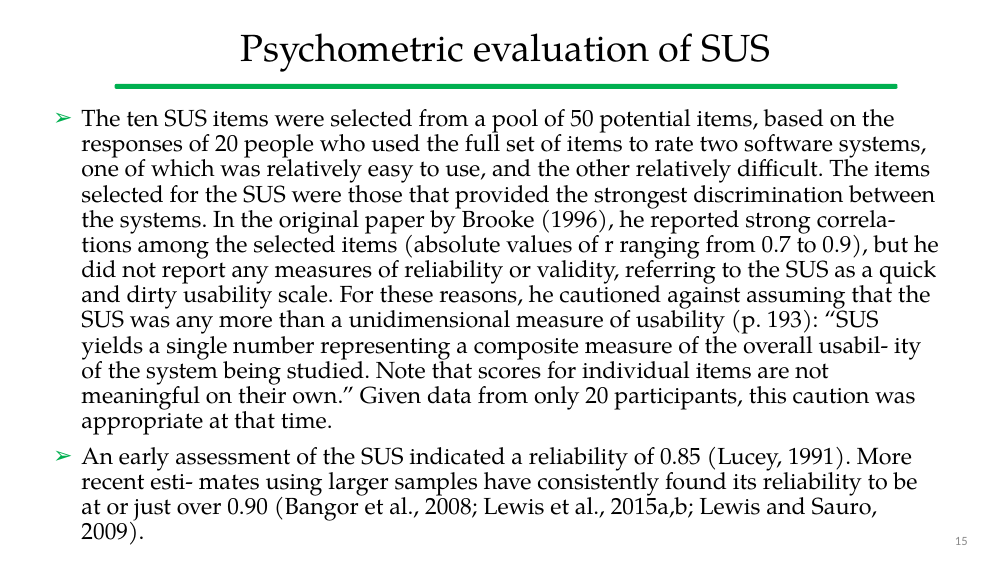
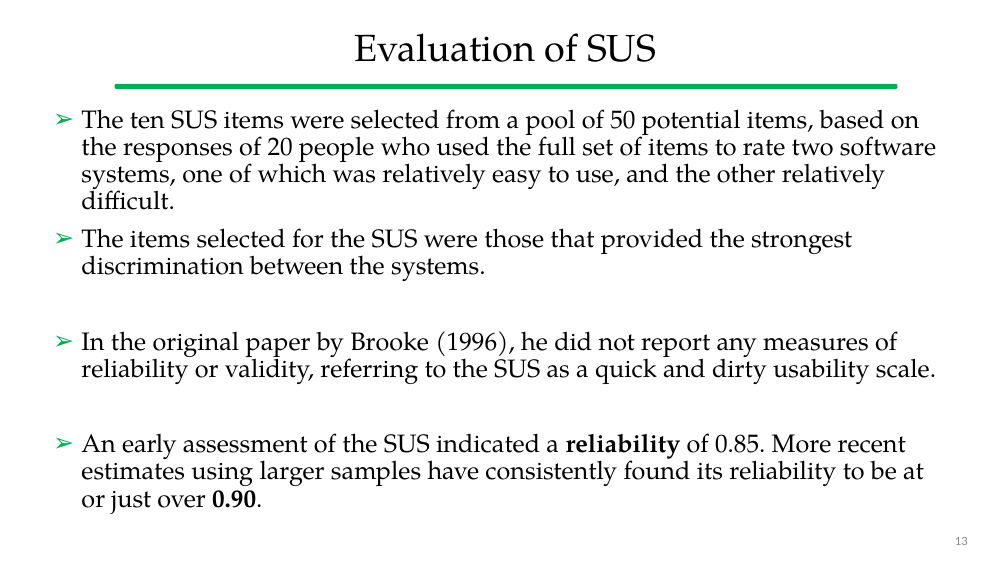
Before and after one commit to gcappon/bwthw, a slide deck: slide 13 of theory_11-usability_evaluation/theory_11-usability_evaluation.pptx (slide 15 before the commit). Drawn at 1008x567 pixels with LibreOffice and Linux fonts; fonts in the diff are those of the drawing. Boxes give left, top, right and bottom in pixels: in the first picture for what was removed or moved away, otherwise in the second. Text is boxed around its words. In the diff, an @@ line names an element or a change of style, - is before the commit and + after.

```diff
--- a/theory_11-usability_evaluation/theory_11-usability_evaluation.pptx
+++ b/theory_11-usability_evaluation/theory_11-usability_evaluation.pptx
@@ title at bbox=[354, 33, 656, 62]: text changed @@
-Psychometric evaluation of SUS
+Evaluation of SUS
@@ text at bbox=[81, 109, 936, 514]: text changed; size 22.2 to 24 pt @@
-➢ The ten SUS items were selected from a pool of 50 potential items, based on the responses of 20 people who used the full set of items to rate two software systems, one of which was relatively easy to use, and the other relatively difficult. The items selected for the SUS were those that provided the strongest discrimination between the systems. In the original paper by Brooke (1996), he reported strong correla- tions among the selected items (absolute values of r ranging from 0.7 to 0.9), but he did not report any measures of reliability or validity, referring to the SUS as a quick and dirty usability scale. For these reasons, he cautioned against assuming that the SUS was any more than a unidimensional measure of usability (p. 193): “SUS yields a single number representing a composite measure of the overall usabil- ity of the system being studied. Note that scores for individual items are not meaningful on their own.” Given data from only 20 participants, this caution was appropriate at that time.
-➢ An early assessment of the SUS indicated a reliability of 0.85 (Lucey, 1991). More recent esti- mates using larger samples have consistently found its reliability to be at or just over 0.90 (Bangor et al., 2008; Lewis et al., 2015a,b; Lewis and Sauro, 2009).
+➢ The ten SUS items were selected from a pool of 50 potential items, based on the responses of 20 people who used the full set of items to rate two software systems, one of which was relatively easy to use, and the other relatively difficult.
+➢ The items selected for the SUS were those that provided the strongest discrimination between the systems.
+➢ In the original paper by Brooke (1996), he did not report any measures of reliability or validity, referring to the SUS as a quick and dirty usability scale.
+➢ An early assessment of the SUS indicated a reliability of 0.85. More recent estimates using larger samples have consistently found its reliability to be at or just over 0.90.
```
Also in this commit, not shown: 21 other slides changed, 11 slides added, 4 slides removed, 1 other file.
